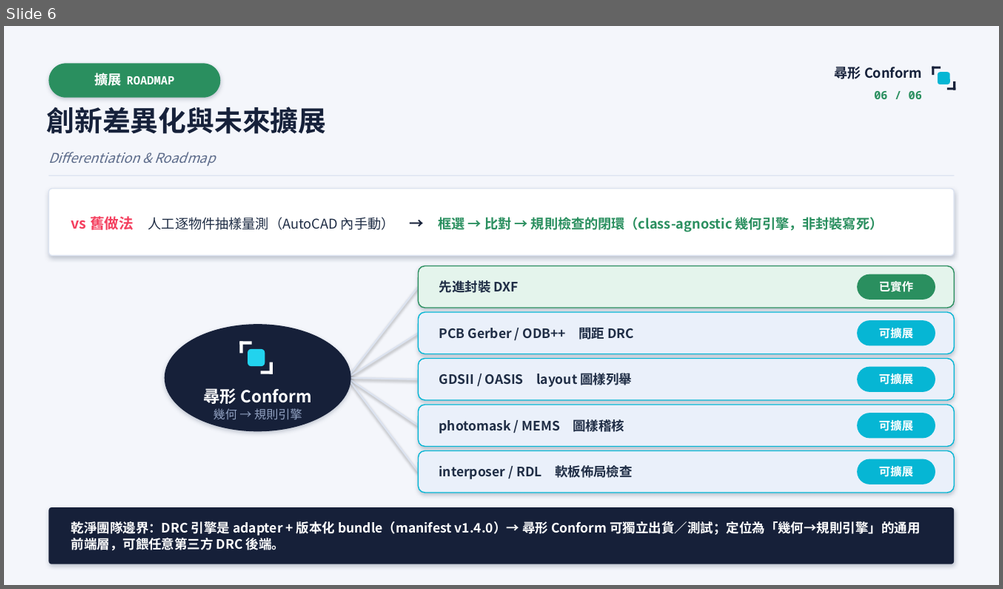
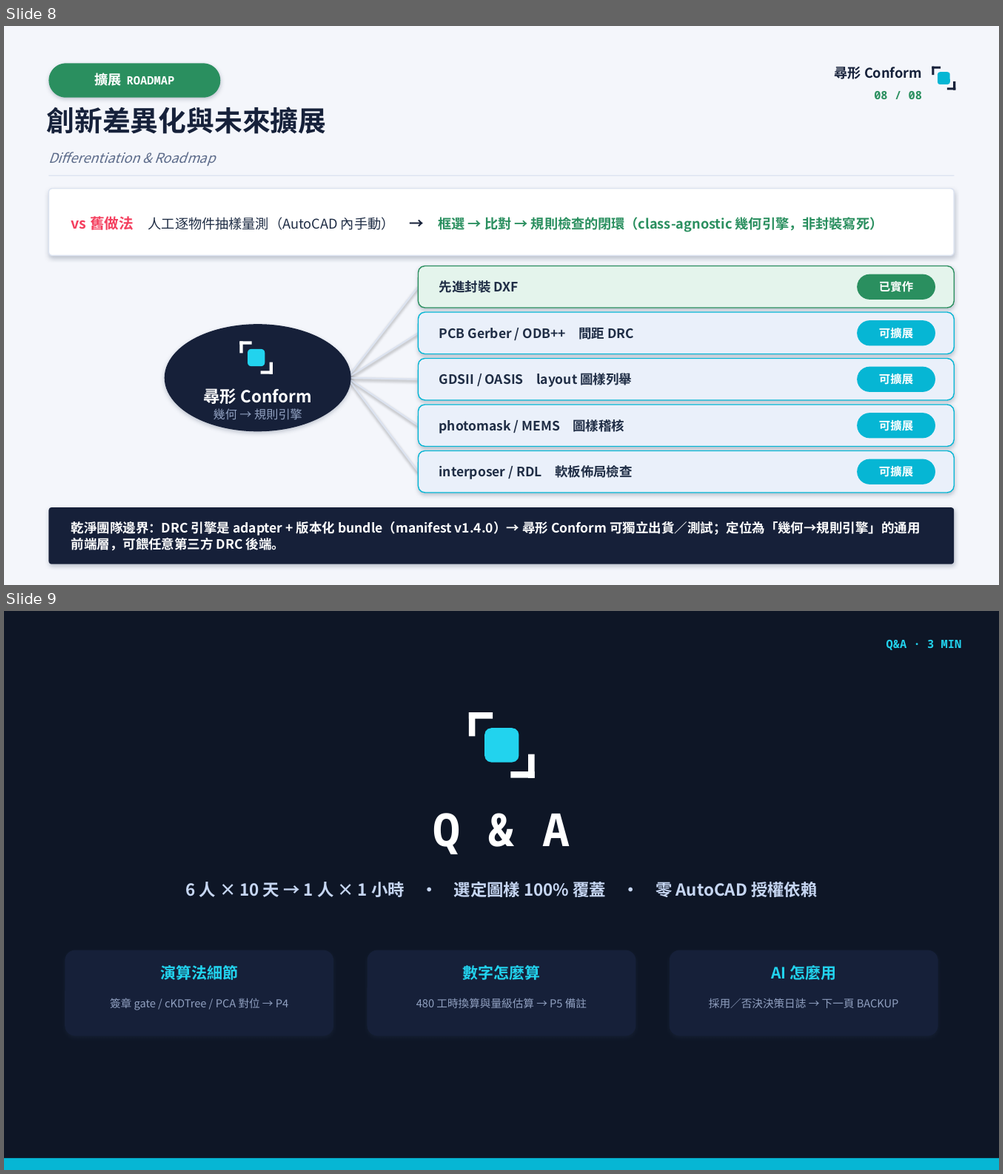
Before and after one commit to yiting-tom/SMDR2, a slide deck: competition/尋形Conform_競賽簡報.pptx. Shown one above the other, each under a label of ours: slide 6 before the commit, slides 8 and 9 after it. The pictures are 1003x589 and 1003x1174 pixels, drawn with LibreOffice and Linux fonts; fonts in the diff are those of the drawing. Boxes give left, top, right and bottom in pixels: in the first picture for what was removed or moved away, otherwise in the second. Text is boxed around its words. In the diff, an @@ line names an element or a change of style, - is before the commit and + after.

```diff
--- a/competition/尋形Conform_競賽簡報.pptx
+++ b/competition/尋形Conform_競賽簡報.pptx
@@ slide 9 added at box(4, 611, 999, 1170), background #FFFFFF @@
@@ rectangle added at box(4, 611, 999, 1170), fill #0E1626 @@
@@ text added at box(886, 640, 962, 650), 11 pt, text #22D3EE, bold @@
+Q&A · 3 MIN
@@ rectangle added at box(469, 712, 492, 719), fill #FFFFFF @@
@@ rectangle added at box(469, 712, 475, 736), fill #FFFFFF @@
@@ rounded rectangle added at box(484, 728, 519, 763), fill #22D3EE @@
@@ rectangle added at box(528, 755, 535, 778), fill #FFFFFF @@
@@ rectangle added at box(511, 772, 535, 778), fill #FFFFFF @@
@@ text added at box(432, 813, 569, 854), 44 pt, text #FFFFFF, bold @@
+Q & A
@@ text added at box(185, 879, 817, 900), 16 pt, text #C6D6F2, bold @@
+6 人 × 10 天 → 1 人 × 1 小時 · 選定圖樣 100% 覆蓋 · 零 AutoCAD 授權依賴
@@ rounded rectangle added at box(65, 951, 334, 1037), fill #162039 @@
@@ text added at box(160, 965, 238, 980), 15 pt, text #22D3EE, bold @@
+演算法細節
@@ rounded rectangle added at box(367, 951, 636, 1037), fill #162039 @@
@@ text added at box(462, 965, 540, 980), 15 pt, text #22D3EE, bold @@
+數字怎麼算
@@ rounded rectangle added at box(669, 951, 938, 1037), fill #162039 @@
@@ text added at box(771, 965, 836, 980), 15 pt, text #22D3EE, bold @@
+AI 怎麼用
@@ text added at box(110, 998, 288, 1011), 10.5 pt, text #90A0C0 @@
+簽章 gate / cKDTree / PCA 對位 → P4
@@ text added at box(416, 999, 586, 1008), 10.5 pt, text #90A0C0 @@
+480 工時換算與量級估算 → P5 備註
@@ text added at box(708, 998, 899, 1008), 10.5 pt, text #90A0C0 @@
+採用／否決決策日誌 → 下一頁 BACKUP
@@ rectangle added at box(4, 1159, 999, 1170), fill #06B6D4 @@
@@ what was slide 6 is now slide 8 @@
@@ slide 8 changed as well @@
@@ text at box(874, 91, 922, 99): text changed @@
-06 / 06
+08 / 08
```
Also in this commit, not shown: 5 other slides changed, 3 other slides added, 4 other files.
